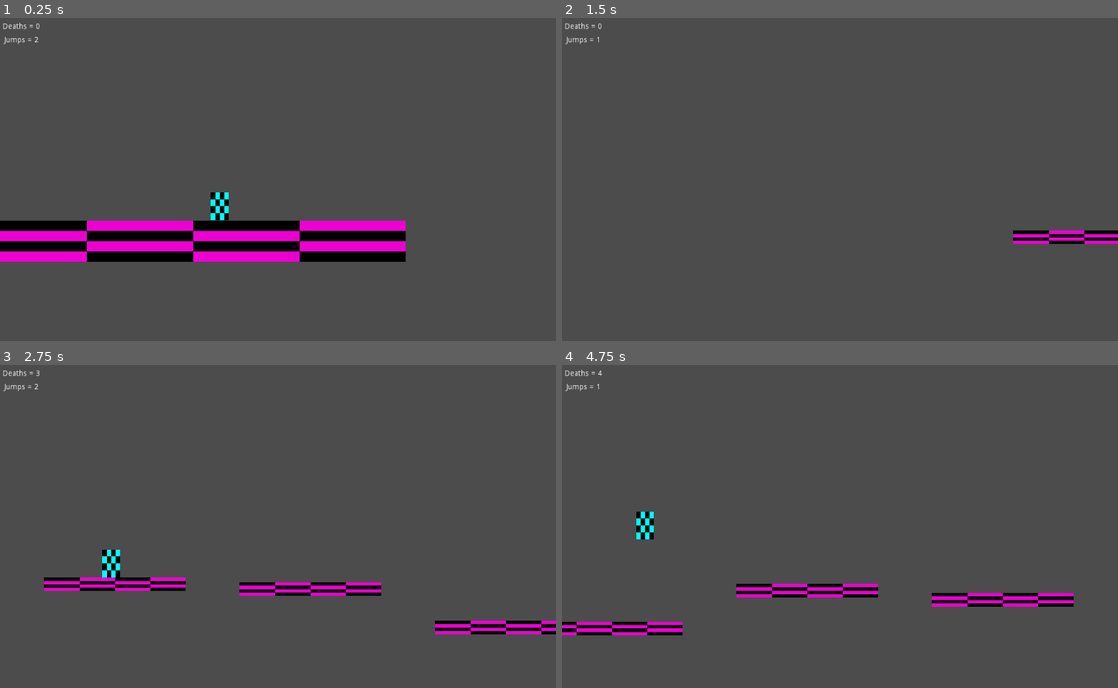
Above: before the commit, frames 1-4 (two rows, left to right).
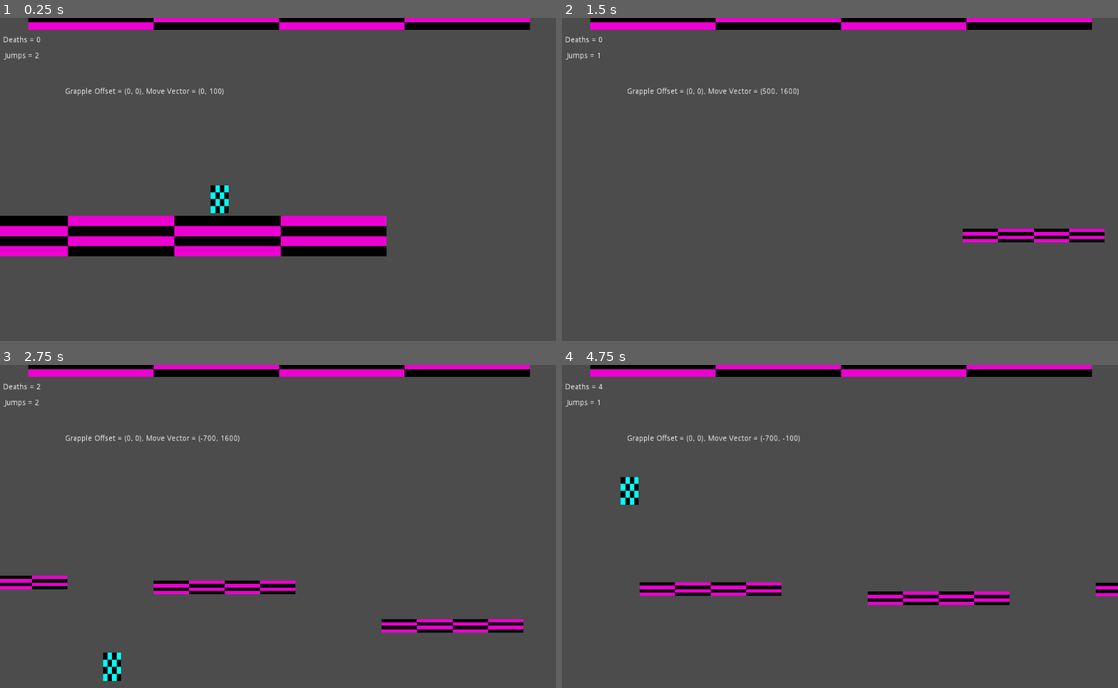
Above: after the commit, the same moments.

Repository: mxd1760/Marc-2
Game: Godot game, scene res://Game Scene.tscn
The game is run twice, just before and just after one commit, with the same random seed, the same clock (stepped at 60 frames per second) and the same inputs.
Inputs:
- Up to frame 1 (0.25 s): no input
- Up to frame 2 (1.5 s): hold Right (ui_right) from 0.53 s (still down); tap Space (grapple, bound only after the commit) at 0.6, 1.35 s; tap Up (ui_up) at 0.77 s
- Up to frame 3 (2.75 s): tap Up (ui_up) at 1.52 s; release Right (ui_right) at 2.03 s; hold Left (ui_left) from 2.03 s (still down); tap Space (grapple, bound only after the commit) at 2.1 s
- Up to frame 4 (4.75 s): release Left (ui_left) at 2.78 s; hold Right (ui_right) 2.78-4.28 s; tap Space (grapple, bound only after the commit) at 2.85, 3.6, 4.35 s; tap Up (ui_up) at 3.02, 3.77, 4.52 s; hold Left (ui_left) from 4.28 s (still down)

The runs differ from the first frame. In frame 1, 11% of the frame differs, in the area x 0-96%, y 0-76%; in frame 2, 4.8%; in frame 3, 8.2%; in frame 4, 8.5%.

Commit message:
Started working on the grapple feature in a new grapple branch

Diff:
--- a/Game Scene.tscn
+++ b/Game Scene.tscn
@@ -13,13 +13,20 @@
 Platform = ExtResource( 2 )
 
 [node name="Right wall" parent="." instance=ExtResource( 2 )]
-position = Vector2( 1049.82, 140 )
+position = Vector2( 1053.6, 251.377 )
 scale = Vector2( -0.186732, 35.6562 )
+collision_layer = 4
 
 [node name="Left wall" parent="." instance=ExtResource( 2 )]
-position = Vector2( -25.4095, 128 )
+position = Vector2( -36.1294, 255.103 )
 rotation = 3.14159
 scale = Vector2( 0.186732, -35.6562 )
+collision_layer = 4
+
+[node name="Ceiling" parent="." instance=ExtResource( 2 )]
+position = Vector2( 518.883, -6.63293 )
+scale = Vector2( 3.78005, 2.89438 )
+collision_layer = 5
 
 [node name="Player" parent="." instance=ExtResource( 1 )]
 position = Vector2( 4.77866, 9.04984 )
--- a/Platform.tscn
+++ b/Platform.tscn
@@ -5,17 +5,15 @@
 [sub_resource type="RectangleShape2D" id=1]
 extents = Vector2( 124, 10 )
 
-[node name="Platform" type="Node2D"]
-
-[node name="StaticBody2d" type="StaticBody2D" parent="."]
-position = Vector2( 2.1239, -33.7625 )
+[node name="Platform" type="StaticBody2D"]
+position = Vector2( -0.254518, -1.65392 )
 scale = Vector2( 1.06879, 1.37401 )
 
-[node name="CollisionShape2D" type="CollisionShape2D" parent="StaticBody2d"]
-position = Vector2( 0, 28 )
+[node name="CollisionShape2D" type="CollisionShape2D" parent="."]
+position = Vector2( 0, 0.30397 )
 shape = SubResource( 1 )
 
-[node name="Sprite" type="Sprite" parent="StaticBody2d"]
-position = Vector2( -0.209181, 27.468 )
+[node name="Sprite" type="Sprite" parent="."]
+position = Vector2( -1.32185, 0.637463 )
 scale = Vector2( 15.2691, 1.14031 )
 texture = ExtResource( 1 )
--- a/Platforms.gd
+++ b/Platforms.gd
@@ -5,7 +5,7 @@
 # Declare member variables here. Examples:
 # var a = 2
 # var b = "text"
-var PLATFORM_SPEED = 10
+var PLATFORM_SPEED = 700
 var PLATFORM_SPAWN_X = 1500
 var PLATFORM_DESPAWN_X = -500
 var PLATFORM_SPAWN_Y_MAX = 500
@@ -31,7 +31,7 @@
 func _physics_process(delta):
 	# manage existing platforms
 	for i in get_children():
-		i.position.x -= PLATFORM_SPEED
+		i.position.x -= PLATFORM_SPEED*delta
 		if i.position.x < PLATFORM_DESPAWN_X:
 			i.queue_free()
 
--- a/Player.tscn
+++ b/Player.tscn
@@ -1,42 +1,71 @@
-[gd_scene load_steps=4 format=2]
+[gd_scene load_steps=6 format=2]
 
 [ext_resource path="res://assets/Default Player Texture.png" type="Texture" id=1]
 [ext_resource path="res://scripts/Player.gd" type="Script" id=2]
+[ext_resource path="res://assets/Default Grapple Texture.png" type="Texture" id=3]
 
 [sub_resource type="RectangleShape2D" id=1]
 extents = Vector2( 16.5636, 25.5341 )
 
-[node name="Player" type="Node2D"]
+[sub_resource type="RectangleShape2D" id=2]
+extents = Vector2( 4.08331, 4.65742 )
+
+[node name="Player Manager" type="Node2D"]
 script = ExtResource( 2 )
 
-[node name="KinematicBody2D" type="KinematicBody2D" parent="."]
-position = Vector2( -13.3484, -5.33936 )
+[node name="Body" type="KinematicBody2D" parent="."]
+position = Vector2( 400, 300 )
+collision_layer = 2
+collision_mask = 2147483653
 __meta__ = {
 "_edit_group_": true
 }
 
-[node name="CollisionShape2D" type="CollisionShape2D" parent="KinematicBody2D"]
+[node name="CollisionShape2D" type="CollisionShape2D" parent="Body"]
 shape = SubResource( 1 )
 
-[node name="Sprite" type="Sprite" parent="KinematicBody2D"]
+[node name="Sprite" type="Sprite" parent="Body"]
 scale = Vector2( 2.04, 3.2 )
 texture = ExtResource( 1 )
+
+[node name="Grapple" type="KinematicBody2D" parent="."]
+position = Vector2( 150, -150 )
+collision_layer = 2
+
+[node name="CollisionShape2D" type="CollisionShape2D" parent="Grapple"]
+position = Vector2( 0, 0.222725 )
+shape = SubResource( 2 )
+
+[node name="Sprite" type="Sprite" parent="Grapple"]
+position = Vector2( -0.106949, 0 )
+texture = ExtResource( 3 )
 
 [node name="DeathTimer" type="Timer" parent="."]
 one_shot = true
 
 [node name="Deaths" type="Label" parent="."]
-margin_right = 40.0
-margin_bottom = 14.0
+margin_left = 1.41422
+margin_top = 25.4558
+margin_right = 41.4142
+margin_bottom = 39.4558
 __meta__ = {
 "_edit_use_anchors_": false
 }
 
 [node name="Jumps" type="Label" parent="."]
-margin_left = 2.82843
-margin_top = 25.4558
-margin_right = 42.8284
-margin_bottom = 39.4558
+margin_left = 4.24265
+margin_top = 53.7401
+margin_right = 44.2426
+margin_bottom = 67.7401
+__meta__ = {
+"_edit_use_anchors_": false
+}
+
+[node name="Debug" type="Label" parent="."]
+margin_left = 115.283
+margin_top = 120.322
+margin_right = 155.283
+margin_bottom = 134.322
 __meta__ = {
 "_edit_use_anchors_": false
 }
--- a/project.godot
+++ b/project.godot
@@ -19,6 +19,16 @@
 run/main_scene="res://Game Scene.tscn"
 config/icon="res://icon.png"
 
+[input]
+
+grapple={
+"deadzone": 0.5,
+"events": [ Object(InputEventKey,"resource_local_to_scene":false,"resource_name":"","device":0,"alt":false,"shift":false,"control":false,"meta":false,"command":false,"pressed":false,"scancode":32,"unicode":0,"echo":false,"script":null)
+, Object(InputEventMouseButton,"resource_local_to_scene":false,"resource_name":"","device":0,"alt":false,"shift":false,"control":false,"meta":false,"command":false,"button_mask":0,"position":Vector2( 0, 0 ),"global_position":Vector2( 0, 0 ),"factor":1.0,"button_index":1,"pressed":false,"doubleclick":false,"script":null)
+, Object(InputEventKey,"resource_local_to_scene":false,"resource_name":"","device":0,"alt":false,"shift":false,"control":false,"meta":false,"command":false,"pressed":false,"scancode":71,"unicode":0,"echo":false,"script":null)
+ ]
+}
+
 [rendering]
 
 environment/default_environment="res://default_env.tres"
--- a/scripts/Player.gd
+++ b/scripts/Player.gd
@@ -1,8 +1,6 @@
 extends Node2D
 
-
-
-# Declare member variables here. Examples:
+# Constant variables
 var SPAWN_POSITION = Vector2(400,300)
 var SPAWN_VEL = Vector2(0,-20)
 var GRAVITY = Vector2(0,100)
@@ -16,15 +14,26 @@
 var VEL_TERMINAL = 1600
 var SCREEN_BOTTOM = 700
 var CHANCE_TIME = 0.1
+var GRAPPLE_STORAGE_POSITION = Vector2(150,-150)
+var GRAPPLE_VELOCITY = Vector2(1000,-750) # for the grapple when flying through the air
+var GRAPPLED_VELOCITY = Vector2(-700,-10) # for when the grapple is attached to a wall (the x should probably match up with plaftorm speed)
+var GRAPPLE_LAUNCH_OFFSET = Vector2(0,0)#Vector2(50,-50)
 
-# var a = 2
-# var b = "text"
+# Member variables
 var move_vector = Vector2(0,0)
 var jumps = 2
 var deaths = 0
+var grappling = false
+var grappled = false
+var grapple_vector = Vector2(0,0)
+var grapple_offset = Vector2(0,0)
+var move_vector2 = Vector2(0,0)
+var grapple_radius = 0
 
 func _ready():
-	$KinematicBody2D.position = SPAWN_POSITION
+	$Body.position = SPAWN_POSITION
+	$Grapple.position = GRAPPLE_STORAGE_POSITION
+	grappling = false
 	move_vector = SPAWN_VEL
 	display_labels()
 
@@ -35,35 +44,36 @@
 
 # Called every frame. 'delta' is the elapsed time since the previous frame.
 func _physics_process(delta):
-	# Read inputs
+	# Calculate state
+	if $Body.is_on_floor():
+		set_jumps()
+		move_vector.y = 0
+	if $Body.is_on_ceiling():
+		move_vector.y = 0
+	move_vector += GRAVITY
 
 
-	if $KinematicBody2D.is_on_floor():
-		set_jumps()
-		move_vector.y = 0
-	if $KinematicBody2D.is_on_ceiling():
-		move_vector.y = 0
-	move_vector += GRAVITY
+	# Read directional movement inputs
 	if Input.is_action_just_pressed("ui_up"):
 		if jumps >0:
 			move_vector=JUMP
 			jumps-=1
 		pass
 	if Input.is_action_pressed("ui_down"):
-		if $KinematicBody2D.is_on_floor():
+		if $Body.is_on_floor():
 			Crouch()
 		else:
 			move_vector+= ACC_FALL
 		pass
 	move_vector.x = 0 #no compounding horizontal velocity.
 	if Input.is_action_pressed("ui_left"):
-		if $KinematicBody2D.is_on_floor():
+		if $Body.is_on_floor():
 			move_vector-=GROUND_SPEED_BWD
 		else:
 			move_vector-=AIR_SPEED_BWD
 		pass
 	if Input.is_action_pressed("ui_right"):
-		if $KinematicBody2D.is_on_floor():
+		if $Body.is_on_floor():
 			move_vector+=GROUND_SPEED_FWD
 		else:
 			move_vector+=AIR_SPEED_FWD
@@ -72,11 +82,44 @@
 		move_vector.y = VEL_TERMINAL
 	elif move_vector.y < -VEL_TERMINAL:
 		move_vector.y = -VEL_TERMINAL
-	# Calculate Velocity
-	$KinematicBody2D.move_and_slide(move_vector,UP)
+	move_vector2 = move_vector
+
+
+	# Read Grapple Inputs
+	if Input.is_action_just_pressed("grapple") and !grappling:
+		grappling = true
+		grappled = false
+		$Grapple.position = $Body.position + GRAPPLE_LAUNCH_OFFSET
+		$Grapple.move_and_slide(Vector2(0,0))
+
+	# Process grapple logic
+	if grappling:
+		if Input.is_action_just_released("grapple"):
+			reset_grapple()
+		if !grappled:
+			if $Grapple.is_on_wall():
+				grapple_vector = GRAPPLED_VELOCITY
+				grappled = true
+				grapple_radius = ($Grapple.position - $Body.position).abs()
+			else:
+				grapple_vector = GRAPPLE_VELOCITY
+		else:
+			if !$Grapple.is_on_wall():
+				reset_grapple()
+			grapple_vector = GRAPPLED_VELOCITY
+			grapple_offset = $Grapple.position - $Body.position
+			if grapple_offset.normalized().dot(move_vector) < 0:
+				move_vector -= grapple_offset.normalized()*grapple_offset.normalized().dot(move_vector)
+	$Debug.text = "Grapple Offset = " + str(grapple_offset) + ", Move Vector = " + str(move_vector)
+
+
+	# Calculate Velocities
+	$Body.move_and_slide(move_vector,UP)
+	$Grapple.move_and_slide(grapple_vector)
+
 
 	# Check if off screen
-	if $KinematicBody2D.position.y > SCREEN_BOTTOM:
+	if $Body.position.y > SCREEN_BOTTOM:
 		if $DeathTimer.is_stopped():
 			$DeathTimer.start(CHANCE_TIME)
 	else:
@@ -87,7 +130,7 @@
 	pass
 
 func on_death():
-	$KinematicBody2D.position = SPAWN_POSITION
+	$Body.position = SPAWN_POSITION
 	move_vector = SPAWN_VEL
 	deaths+=1
 	set_jumps()
@@ -98,3 +141,8 @@
 func display_labels():
 	$Deaths.text = "Deaths = " + str(deaths)
 	$Jumps.text = "Jumps = " + str(jumps)
+
+func reset_grapple():
+	grappling = false
+	grappled = false
+	$Grapple.position = GRAPPLE_STORAGE_POSITION
Binary file added: assets/Default Grapple Texture.png
Not shown, added: assets/Default Grapple Texture.png.import
Not shown, added: assets/Default Grapple Texture.png~
